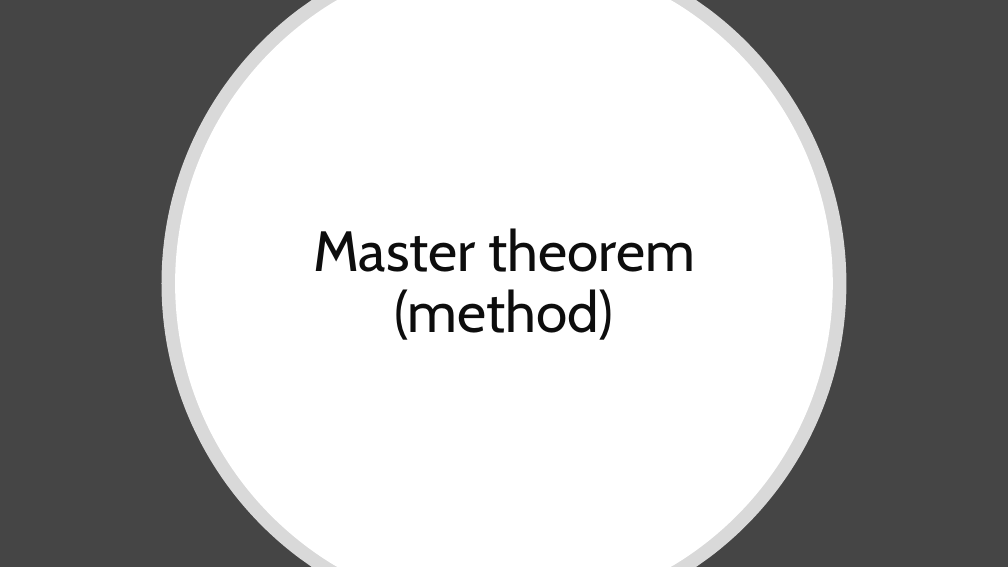
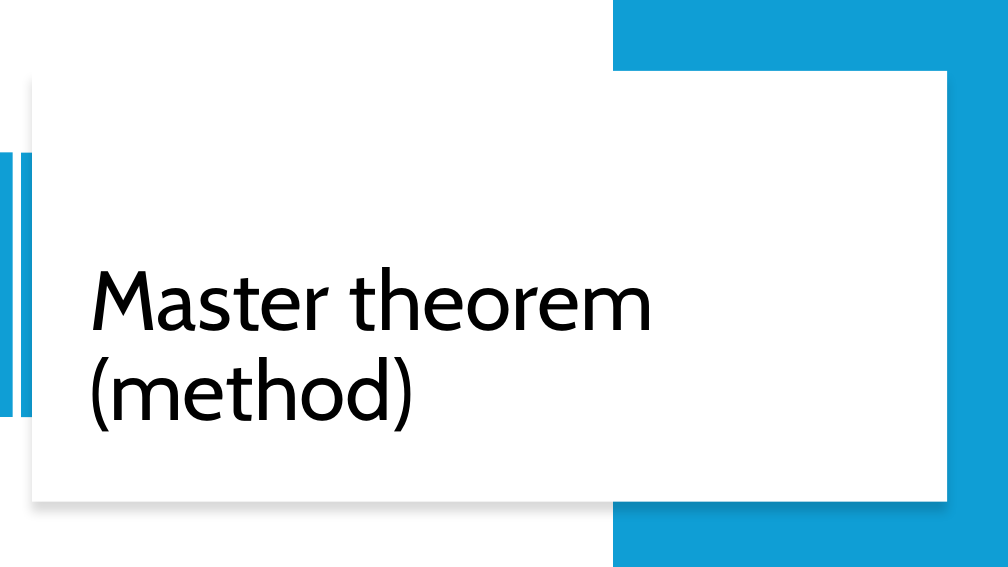
Before and after one commit to RobertNagy299/dsa-i-teaching, a slide deck: slide 26 of MyOwnPresentations/Divide_Conquer_Recursion_II.pptx. Drawn at 1008x567 pixels with LibreOffice and Linux fonts; fonts in the diff are those of the drawing. Boxes give left, top, right and bottom in pixels: in the first picture for what was removed or moved away, otherwise in the second. Text is boxed around its words. In the diff, an @@ line names an element or a change of style, - is before the commit and + after.

Commit message:
Add master theorem cases with explanation

```diff
--- a/MyOwnPresentations/Divide_Conquer_Recursion_II.pptx
+++ b/MyOwnPresentations/Divide_Conquer_Recursion_II.pptx
@@ background #454545 to #FFFFFF @@
@@ freeform shape removed at <box>162,0,847,567</box> @@
@@ freeform shape removed at <box>175,0,833,567</box> @@
@@ rectangle added at <box>613,0,1008,567</box>, fill #0F9ED5 @@
@@ rectangle added at <box>32,71,947,502</box>, fill #FFFFFF @@
@@ rectangle added at <box>0,152,12,417</box>, fill #0F9ED5 @@
@@ rectangle added at <box>21,152,34,417</box>, fill #0F9ED5 @@
@@ title "Master theorem (method)": place and size @@
-title "Master theorem (method)" at <box>313,228,694,340</box>
+title "Master theorem (method)" at <box>89,267,655,432</box>
@@ title "Master theorem (method)" at <box>89,267,655,432</box>: size 54 to 80 pt, text colour #0D0D0D to #000000; alignment centre to left; vertical alignment middle to top @@
```
Also in this commit, not shown: 29 slides added.
